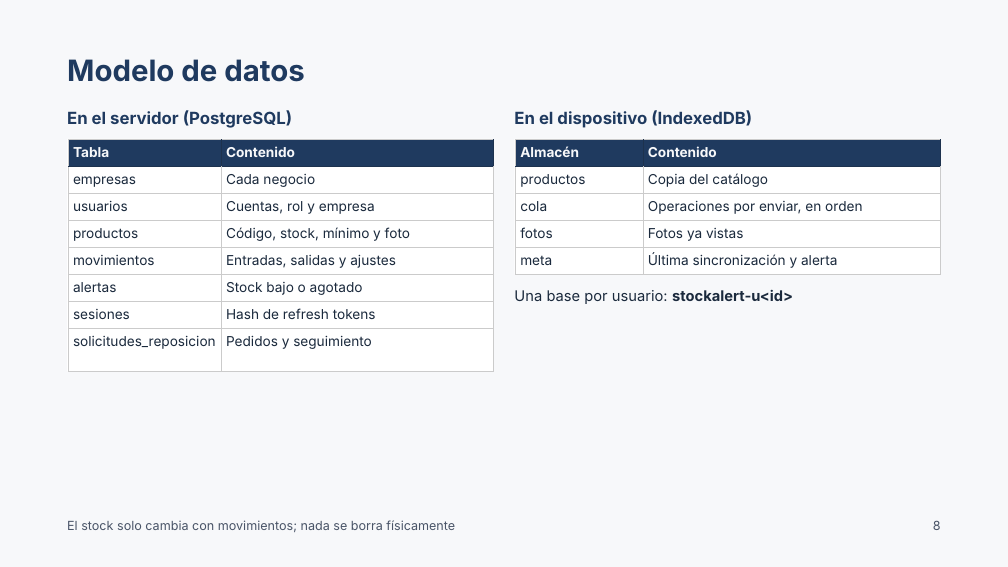
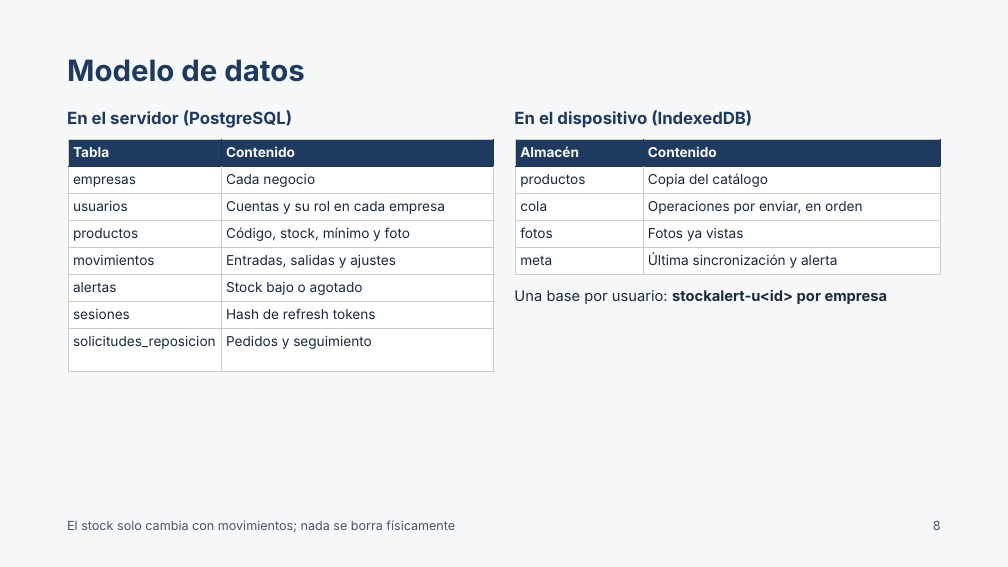
Before and after one commit to Jess4lxy/StockAlert-project, a slide deck: slide 8 of docs/proyecto-integrador/StockAlert Proyecto Integrador.pptx. Drawn at 1008x567 pixels with LibreOffice and Linux fonts; fonts in the diff are those of the drawing. Boxes give left, top, right and bottom in pixels: in the first picture for what was removed or moved away, otherwise in the second. Text is boxed around its words. In the diff, an @@ line names an element or a change of style, - is before the commit and + after.

Commit message:
feat: usuarios en varias empresas y sesión estable al recargar
  - Tabla usuarios_empresas con rol y acceso por empresa (migración 003)
  - Agregar un correo con cuenta lo suma a la empresa; POST /auth/empresa
  - Selector de empresa e inventario sin conexión separado por empresa
  - El refresh token se acepta 30 s tras su primer uso: recargar ya no cierra la sesión
  - Swagger 2.3.0, documentos y presentación actualizados

```diff
--- a/docs/proyecto-integrador/StockAlert Proyecto Integrador.pptx
+++ b/docs/proyecto-integrador/StockAlert Proyecto Integrador.pptx
@@ table at box(68, 140, 493, 372) @@
-row 3, column 2: Cuentas, rol y empresa
+row 3, column 2: Cuentas y su rol en cada empresa
@@ text at box(514, 290, 888, 304): text changed; bold on @@
-Una base por usuario: stockalert-u<id>
+Una base por usuario: stockalert-u<id> por empresa
```
Also in this commit, not shown: 5 other slides changed, 27 other files.
